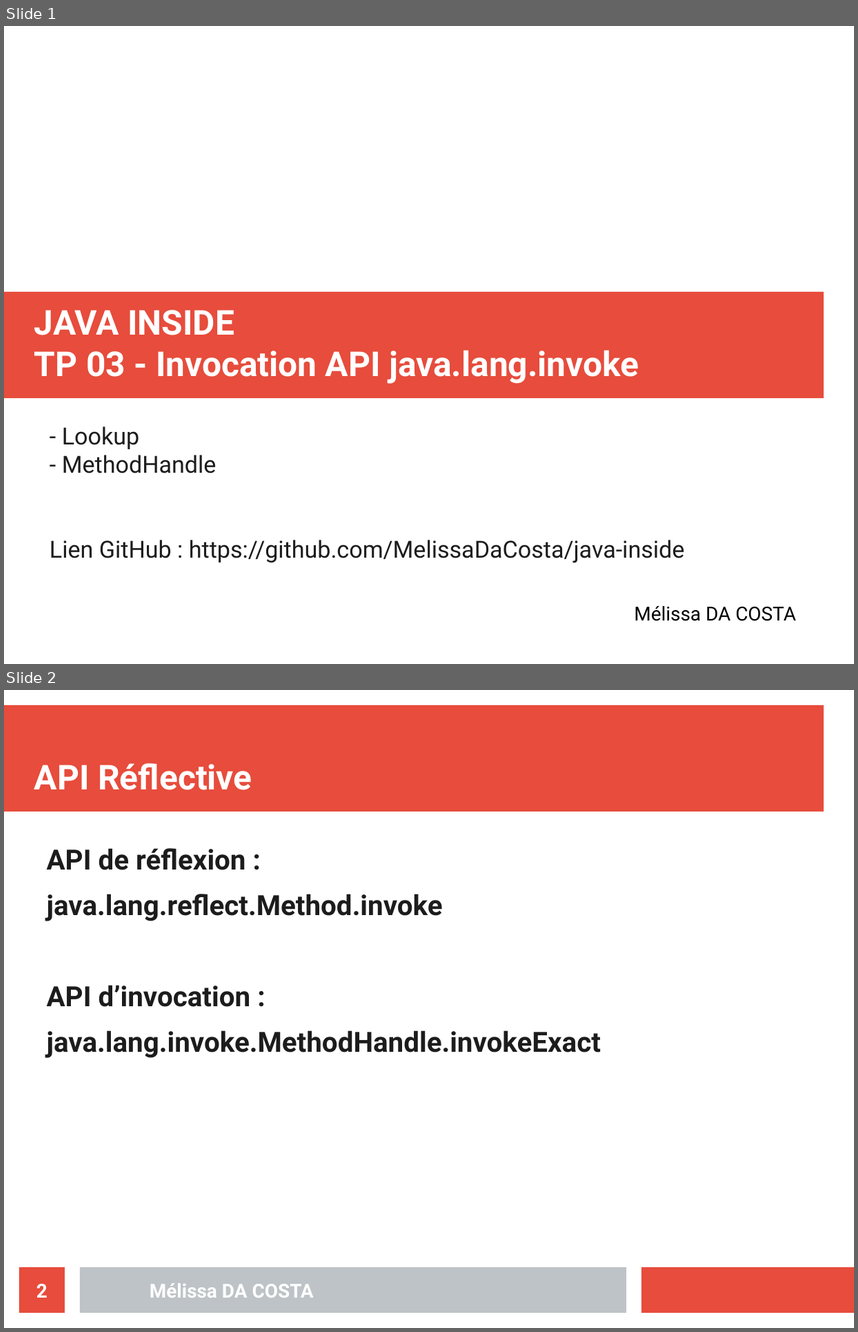
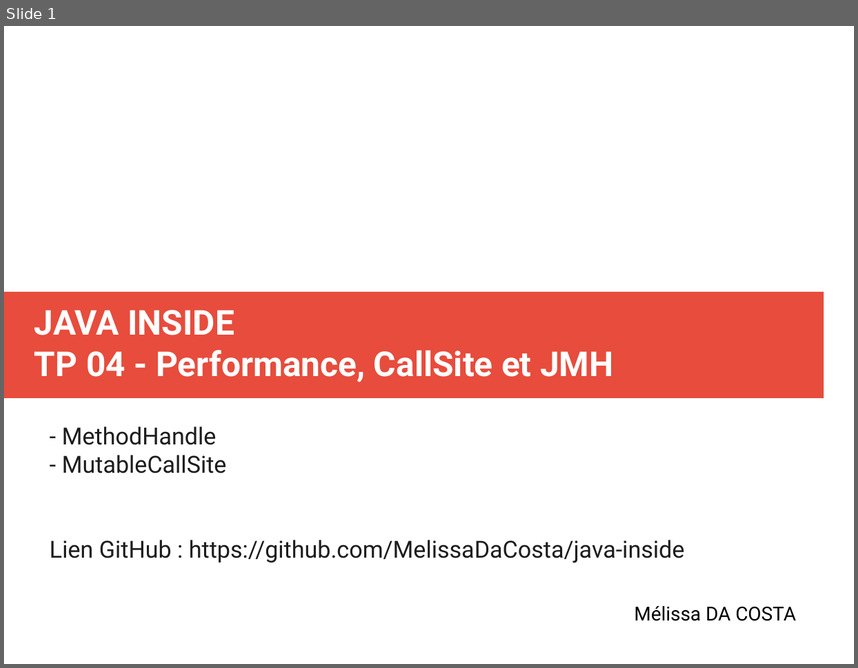
Before and after one commit to MelissaDaCosta/java-inside, a slide deck: lab4/Mélissa_DA_COSTA_slides_TP04.odp. Shown one above the other, each under a label of ours: slides 1 and 2 before the commit, slide 1 after it. The pictures are 858x1332 and 858x668 pixels, drawn with LibreOffice and Linux fonts; fonts in the diff are those of the drawing. Boxes give left, top, right and bottom in pixels: in the first picture for what was removed or moved away, otherwise in the second. Text is boxed around its words. In the diff, an @@ line names an element or a change of style, - is before the commit and + after.

```diff
--- a/lab4/Mélissa_DA_COSTA_slides_TP04.odp
+++ b/lab4/Mélissa_DA_COSTA_slides_TP04.odp
@@ slide 2 removed at box(4, 690, 854, 1328), background #FFFFFF @@
@@ rectangle removed at box(4, 705, 824, 812) @@
@@ title removed at box(34, 763, 252, 790) @@
-API Réflective
@@ text removed at box(47, 848, 601, 1058) @@
-API de réflexion :
-java.lang.reflect.Method.invoke
-API d’invocation :
-java.lang.invoke.MethodHandle.invokeExact
@@ page number removed at box(19, 1267, 65, 1312) @@
-2
@@ rectangle removed at box(80, 1267, 626, 1312) @@
@@ rectangle removed at box(642, 1267, 854, 1312) @@
@@ text removed at box(150, 1283, 314, 1297) @@
-Mélissa DA COSTA
@@ slide 1 changed as well @@
@@ title at box(34, 310, 613, 382): text changed @@
-JAVA INSIDE
-TP 03 - Invocation API java.lang.invoke
+JAVA INSIDE
+TP 04 - Performance, CallSite et JMH
@@ subtitle at box(62, 426, 139, 449): paragraph removed @@
-- Lookup
@@ subtitle at box(62, 454, 227, 473): paragraph added @@
+- MutableCallSite
```
Also in this commit, not shown: 6 slides added, 6 other slides removed, 1 other file.
